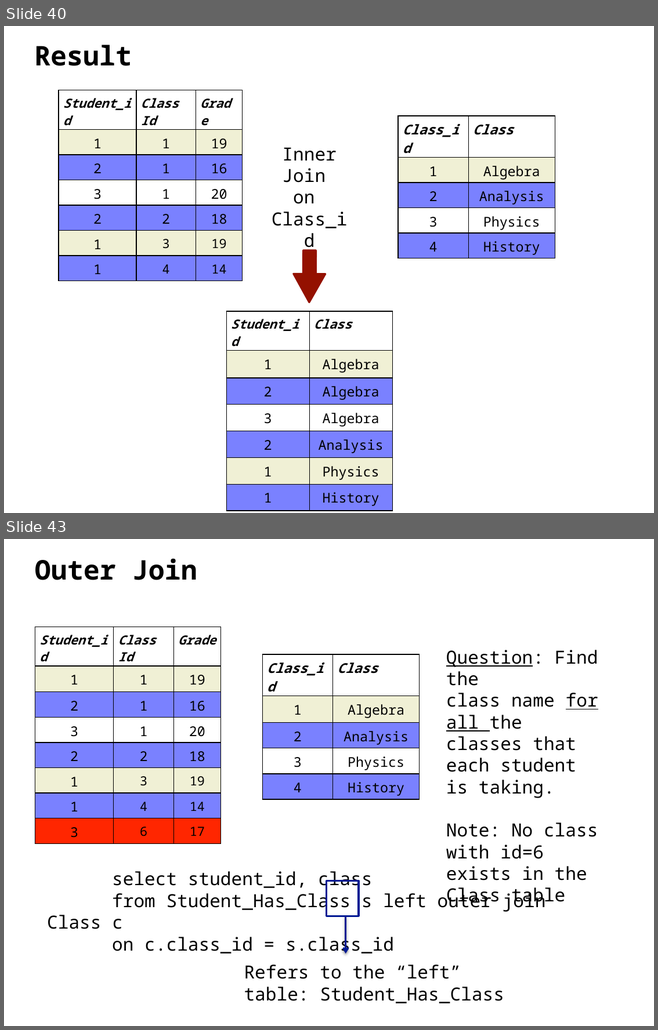
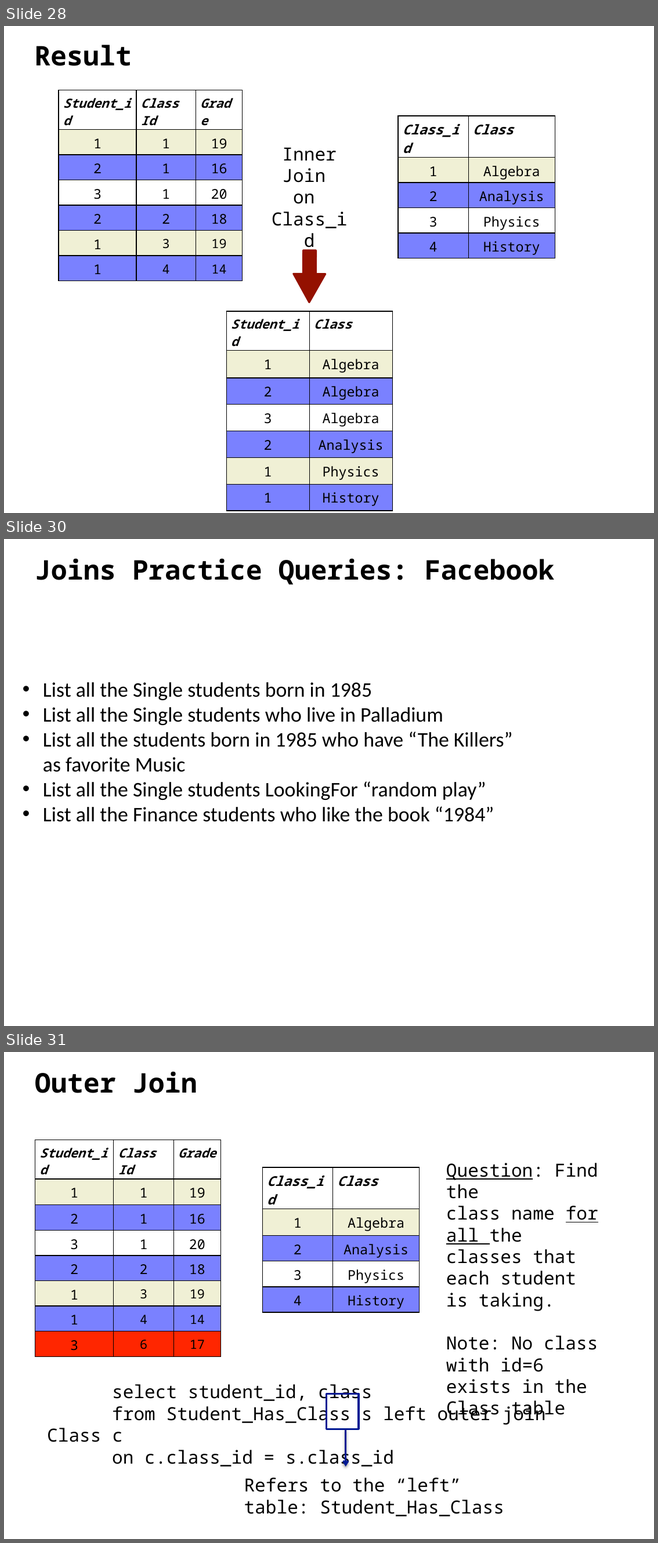
Before and after one commit to ipeirotis/dealing_with_data, a slide deck: 3-SQL/C-SQL.pptx. Shown one above the other, each under a label of ours: slides 40 and 43 before the commit, slides 28, 30 and 31 after it; the slides between them are not shown. The pictures are 658x1030 and 658x1543 pixels, drawn with LibreOffice and Linux fonts; fonts in the diff are those of the drawing. Boxes give left, top, right and bottom in pixels: in the first picture for what was removed or moved away, otherwise in the second. Text is boxed around its words. In the diff, an @@ line names an element or a change of style, - is before the commit and + after.

Commit message:
Moved joins before group by

```diff
--- a/3-SQL/C-SQL.pptx
+++ b/3-SQL/C-SQL.pptx
@@ slide 30 added at (x1=4, y1=539, x2=654, y2=1026), background #FFFFFF @@
@@ text added at (x1=35, y1=558, x2=554, y2=585), 30 pt, text #000000, bold @@
+Joins Practice Queries: Facebook
@@ text added at (x1=43, y1=682, x2=513, y2=822), 23 pt, text #000000 @@
+• List all the Single students born in 1985
+• List all the Single students who live in Palladium
+• List all the students born in 1985 who have “The Killers” as favorite Music
+• List all the Single students LookingFor “random play”
+• List all the Finance students who like the book “1984”
@@ what was slide 40 is now slide 28 @@
@@ what was slide 43 is now slide 31 @@
```
Also in this commit, not shown: 6 slides changed, 2 other slides added, 1 other file.
